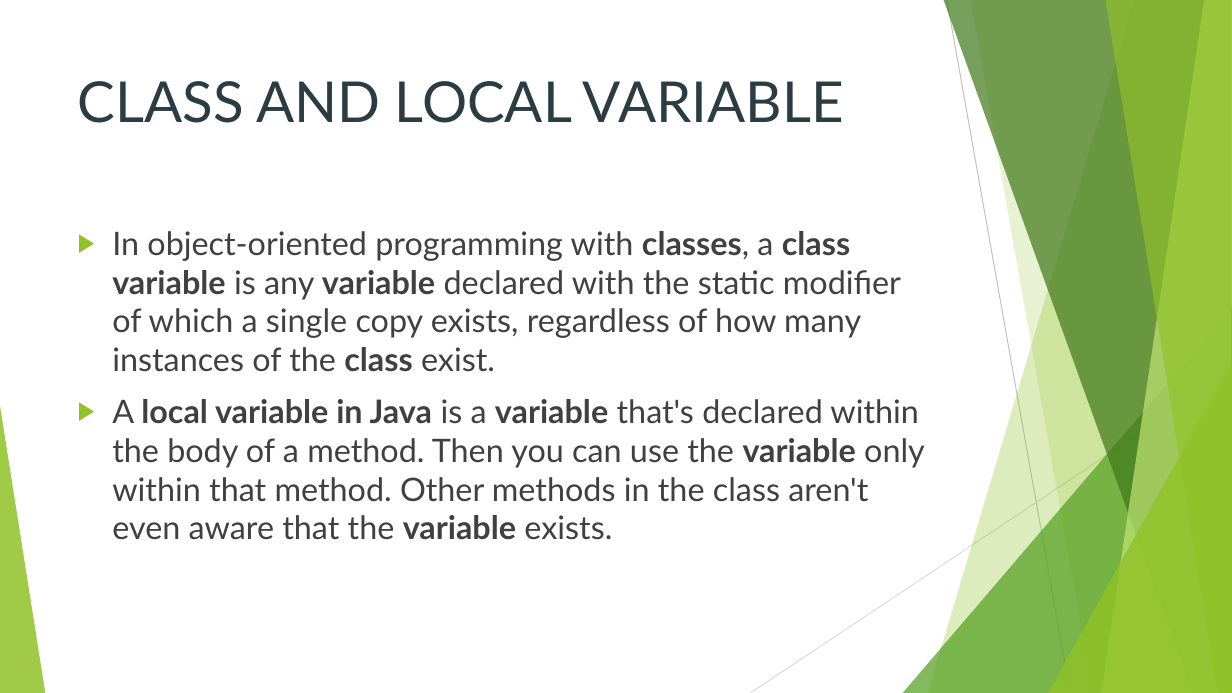
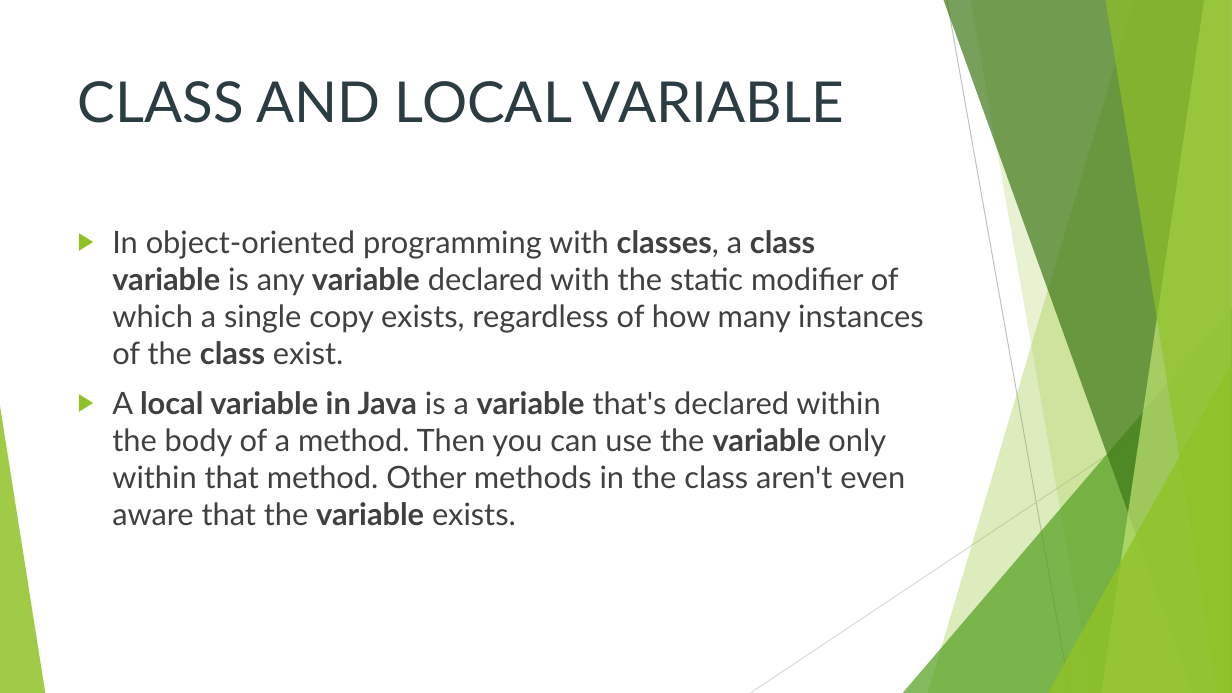
Before and after one commit to shivamsingh7455/DataStructure, a slide deck: slide 10 of Presentation 1.pptx. Drawn at 1232x693 pixels with LibreOffice and Linux fonts; fonts in the diff are those of the drawing. Boxes give left, top, right and bottom in pixels: in the first picture for what was removed or moved away, otherwise in the second. Text is boxed around its words. In the diff, an @@ line names an element or a change of style, - is before the commit and + after.

```diff
--- a/Presentation 1.pptx
+++ b/Presentation 1.pptx
@@ text "In object-oriented programming with classes, ..." at box(112, 230, 923, 526): size 25.2 to 24 pt @@
```
Also in this commit, not shown: 4 other slides changed, 3 slides added, 2 slides removed.
